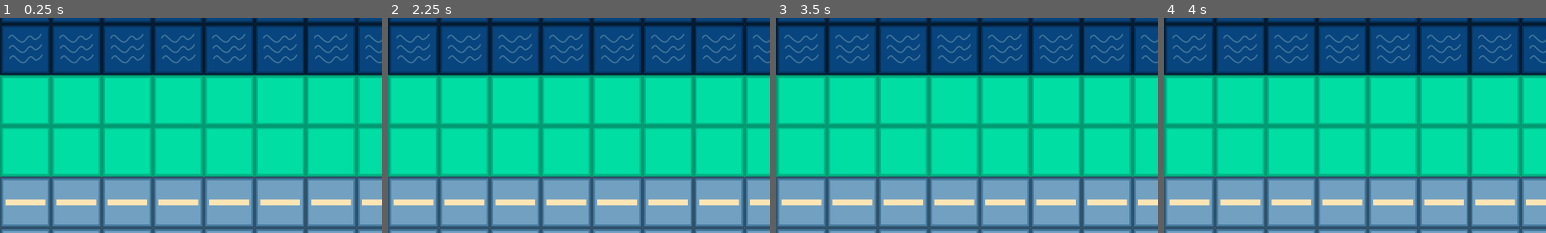
Above: before the commit, frames 1-4 (left to right).
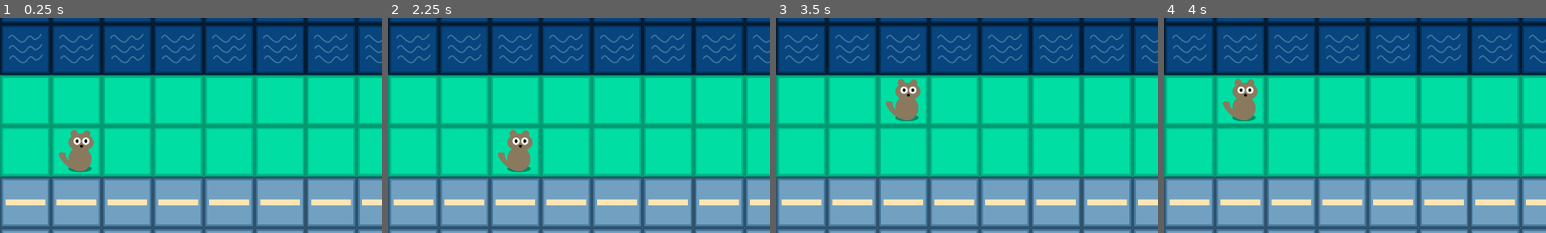
Above: after the commit, the same moments.

Repository: Martialis39/CrossyGame
Game: Godot game, scene res://scenes/main.tscn
Two runs of this game, one before a commit and one after it. Both use one fixed random seed, a clock stepped at 60 frames per second and the inputs below.
Inputs:
- Up to frame 1 (0.25 s): no input
- Up to frame 2 (2.25 s): tap Enter at 0.5, 2 s; hold Right (ui_right) 0.53-1.28 s; tap Space at 1.25 s; hold Left (ui_left) 1.28-2.03 s; hold Right (ui_right) from 2.03 s (still down)
- Up to frame 3 (3.5 s): tap Space at 2.75 s; release Right (ui_right) at 2.78 s; hold Up (ui_up) from 2.78 s (still down)
- Up to frame 4 (4 s): tap Enter at 3.5 s; release Up (ui_up) at 3.53 s; hold Left (ui_left) from 3.53 s (still down)
The pictures show only the part of the screen within x 0-50%, y 10-60%; the shares and areas given below are measured in that part.

The runs differ from the first frame. In frame 1, 1.2% of the frame differs, in the area x 15-25%, y 52-72%; in frame 2, 1.2%; in frame 3, 1.2%; in frame 4, 1.2%, in the area x 15-25%, y 28-48%.

Commit message:
After episode 2

Diff:
--- a/scenes/main.tscn
+++ b/scenes/main.tscn
@@ -1,6 +1,7 @@
-[gd_scene load_steps=4 format=3 uid="uid://dicwbthyafjcx"]
+[gd_scene load_steps=6 format=3 uid="uid://dicwbthyafjcx"]
 
 [ext_resource type="Texture2D" uid="uid://bfdg07llbfypf" path="res://assets/crossy_game_tilemap.png" id="1_8w4i1"]
+[ext_resource type="Texture2D" uid="uid://b0vhptpk0tvr5" path="res://assets/cat.png" id="2_v5so6"]
 
 [sub_resource type="TileSetAtlasSource" id="TileSetAtlasSource_23g8j"]
 texture = ExtResource("1_8w4i1")
@@ -74,6 +75,31 @@
 tile_size = Vector2i(128, 128)
 sources/1 = SubResource("TileSetAtlasSource_23g8j")
 
+[sub_resource type="GDScript" id="GDScript_vfcdt"]
+resource_name = "Cat"
+script/source = "extends Sprite2D
+
+const TILE_SIZE = 128
+
+# Called when the node enters the scene tree for the first time.
+func _ready():
+	pass # Replace with function body.
+
+
+# Called every frame. 'delta' is the elapsed time since the previous frame.
+func _process(delta):
+	if Input.is_action_just_pressed('ui_left'):
+		global_position.x = global_position.x - TILE_SIZE
+		pass
+	if Input.is_action_just_pressed('ui_right'):
+		global_position.x = global_position.x + TILE_SIZE
+		pass
+	if Input.is_action_just_pressed('ui_up'):
+		global_position.y = global_position.y - TILE_SIZE
+		pass
+	pass
+"
+
 [node name="Main" type="Node2D"]
 
 [node name="Camera2D" type="Camera2D" parent="."]
@@ -85,3 +111,9 @@
 tile_set = SubResource("TileSet_mxv0h")
 format = 2
 layer_0/tile_data = PackedInt32Array(65536, 1, 0, 65537, 1, 0, 65538, 1, 0, 65539, 1, 0, 65540, 1, 0, 65541, 1, 0, 6554 …(5727 unchanged characters)…
+
+[node name="Cat" type="Sprite2D" parent="."]
+position = Vector2(148, 266)
+texture = ExtResource("2_v5so6")
+centered = false
+script = SubResource("GDScript_vfcdt")
